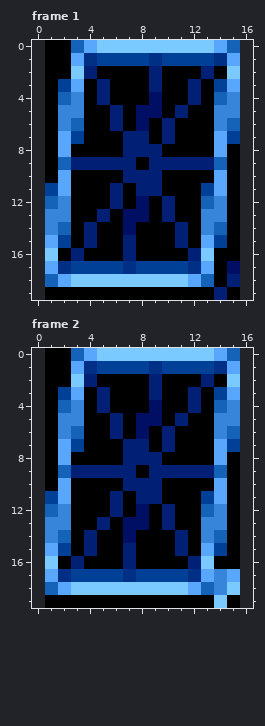
A pixel-art file gets an edit: img/vfd.aseprite. Above: the version before the commit.
15x20 pixels, 20 frames. Shown: frame 1, frame 2. The old version is drawn lined up with the new one, on the new canvas. The commit also changed other frames, which this record leaves out.
After:
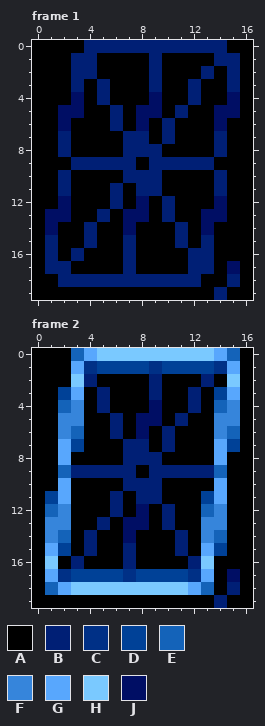
Palette (. is transparent): A #000000  B #001f75  C #003086  D #004197  E #1463b9  F #3685db  G #58a7fd  H #7ac9ff  J #000e64
The edit:
canvas 15x20 -> 17x20, the old top-left corner now at 1,0
Frame 1:
There is now colour A in rows 0 to 19 at x 0 and 16.
The edit turns colour D into colour A in row 1 at x 5 to 8 and 10 to 13; in row 3 at x 2 and 14; in row 7 at x 3 and 15; in row 11 at x 1 and 13; in row 15 at x 2 and 14; in row 17 at x 3 to 6 and 8 to 11.
The edit turns colour E into colour A in row 0 at x 3 and 15; in row 4 at x 2 and 14; in row 6 at x 3 and 15; in row 9 at x 2 and 14; in row 12 at x 1 and 13; in row 14 at x 2 and 14.
The edit turns colour E into colour A in row 18 at x 1 and 13.
The edit turns colour C into colour B in row 1 at x 4, 9 and 14; in row 17 at x 2, 7 and 12.
The edit turns colour G into colour B in row 0 at x 4 and 14; in row 1 at x 3 and 15; in row 3 at x 3 and 15; in rows 7 to 8 at x 2 and 14; in rows 10 to 11 at x 2 and 14; in row 15 at x 1 and 13.
The edit turns colour G into colour B in row 17 at x 1 and 13; in row 18 at x 2 and 12.
The edit turns colour H into colour B in row 0 at x 5 to 13; in row 2 at x 3 and 15; in row 16 at x 1 and 13; in row 18 at x 3 to 11.
The edit turns colour F into colour J in row 4 at x 3 and 15; in row 5 at x 2 to 3 and 14 to 15; in row 6 at x 2 and 14; in row 12 at x 2 and 14; in row 13 at x 1 to 2 and 13 to 14; in row 14 at x 1 and 13.
Frame 2:
There is now colour A in rows 0 to 19 at x 0 and 16.
The edit turns colour F into colour A in rows 17 to 18 at x 14.
The edit turns colour H into colour B in row 18 at x 15; in row 19 at x 14.
The edit turns colour G into colour J in row 17 at x 15.
